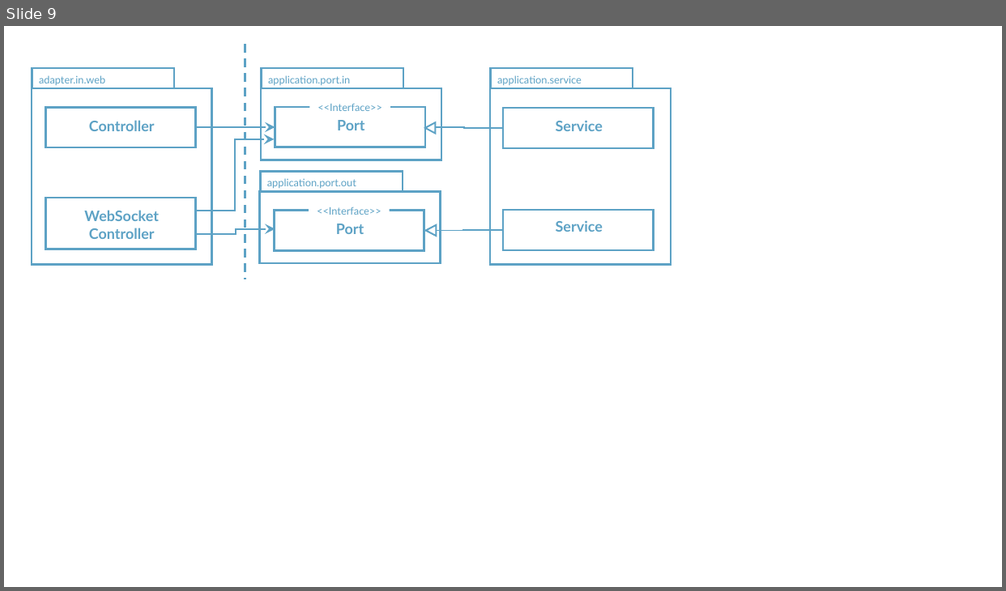
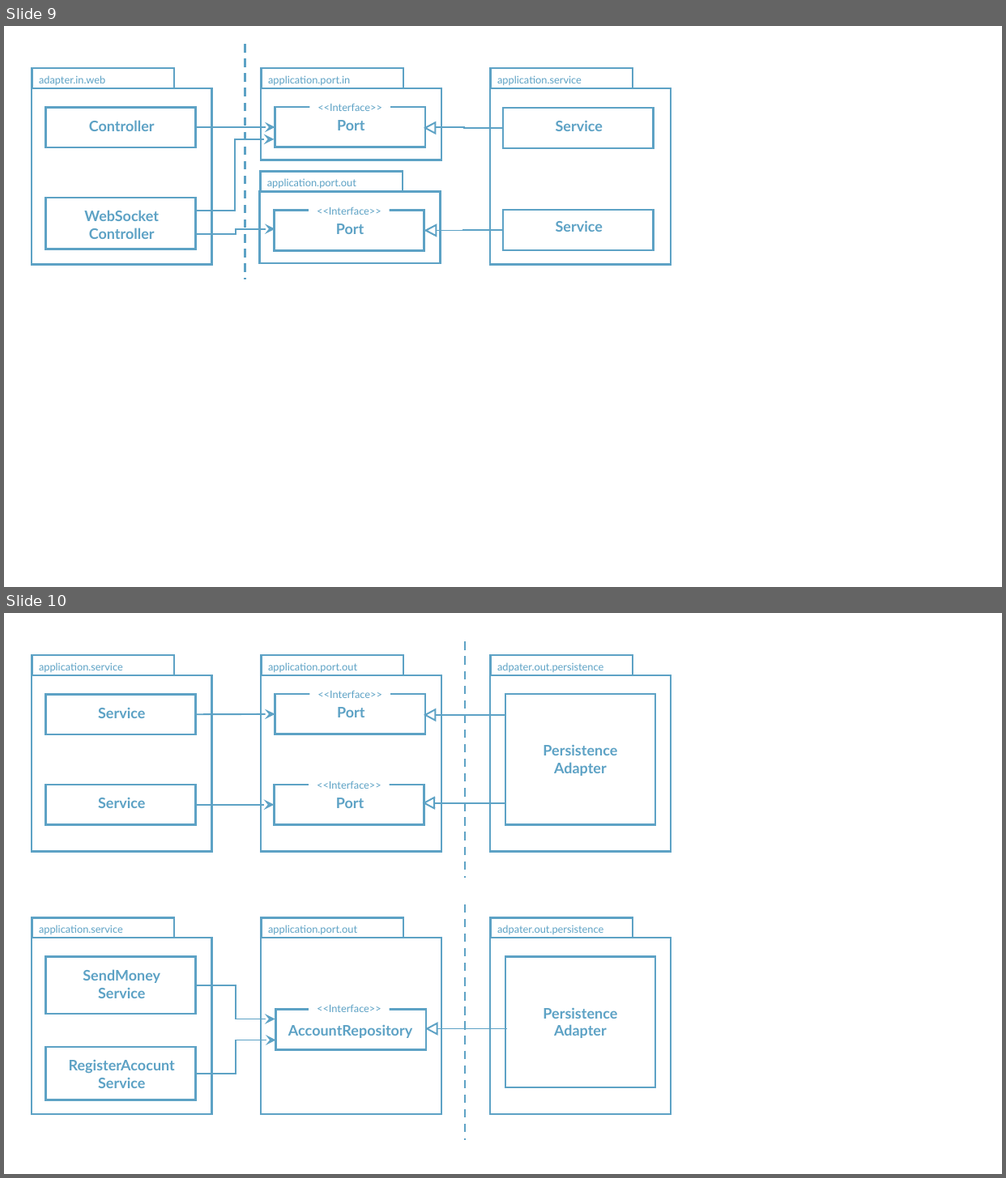
Before and after one commit to rudaks-han/book-summary, a slide deck: Get Your Hands Dirty on Clean Architecture/ref/프레젠테이션1.pptx. Shown one above the other, each under a label of ours: slide 9 before the commit, slides 9 and 10 after it. The pictures are 1006x591 and 1006x1178 pixels, drawn with LibreOffice and Linux fonts; fonts in the diff are those of the drawing. Boxes give left, top, right and bottom in pixels: in the first picture for what was removed or moved away, otherwise in the second. Text is boxed around its words. In the diff, an @@ line names an element or a change of style, - is before the commit and + after.

```diff
--- a/Get Your Hands Dirty on Clean Architecture/ref/프레젠테이션1.pptx
+++ b/Get Your Hands Dirty on Clean Architecture/ref/프레젠테이션1.pptx
@@ slide 10 added at bbox=[4, 613, 1002, 1174], background #FFFFFF @@
@@ line added from (465, 641) to (465, 878), #5DA2C5 2 pt dashed @@
@@ group added at bbox=[261, 655, 441, 852]: 3 rectangles, 3 texts @@
+Port
+application.port.out
+<<Interface>>
@@ group added at bbox=[490, 655, 671, 852]: 3 rectangles, 2 texts @@
+adpater.out.persistence
+Persistence
+Adapter
@@ arrow added from (196, 715) to (275, 714), #5DA2C5 1.5 pt @@
@@ arrow added from (505, 715) to (425, 715), #5DA2C5 1.5 pt @@
@@ triangle added at bbox=[425, 710, 435, 721], fill #FFFFFF, outline #5DA2C5 1.5 pt @@
@@ text added at bbox=[317, 781, 381, 789], 10 pt, text #5DA2C5 @@
+<<Interface>>
@@ group added at bbox=[32, 655, 212, 852]: 4 rectangles, 3 texts @@
+Service
+application.service
+Service
@@ arrow added from (196, 805) to (275, 805), #5DA2C5 1.5 pt @@
@@ rectangle added at bbox=[275, 785, 424, 825], outline #5DA2C5 2 pt @@
@@ text added at bbox=[336, 798, 364, 808], 14 pt, text #5DA2C5, bold @@
+Port
@@ triangle added at bbox=[424, 798, 434, 808], fill #FFFFFF, outline #5DA2C5 1.5 pt @@
@@ arrow added from (505, 803) to (425, 803), #5DA2C5 1.5 pt @@
@@ line added from (465, 905) to (465, 1141), #5DA2C5 2 pt dashed @@
@@ group added at bbox=[490, 918, 671, 1114]: 3 rectangles, 2 texts @@
+adpater.out.persistence
+Persistence
+Adapter
@@ elbow arrow added from (196, 986) to (275, 1020), #5DA2C5 1.5 pt @@
@@ group added at bbox=[261, 918, 441, 1114]: 3 rectangles, 3 texts @@
+AccountRepository
+application.port.out
+<<Interface>>
@@ triangle added at bbox=[428, 1024, 437, 1034], fill #FFFFFF, outline #5DA2C5 1.5 pt @@
@@ group added at bbox=[32, 918, 212, 1114]: 4 rectangles, 3 texts @@
+SendMoney
+Service
+application.service
+RegisterAcocunt
+Service
@@ elbow arrow added from (196, 1074) to (275, 1041), #5DA2C5 1.5 pt @@
@@ arrow added from (507, 1029) to (427, 1029), #5DA2C5 1.5 pt @@
```
Also in this commit, not shown: 3 other slides added, 8 other files.
